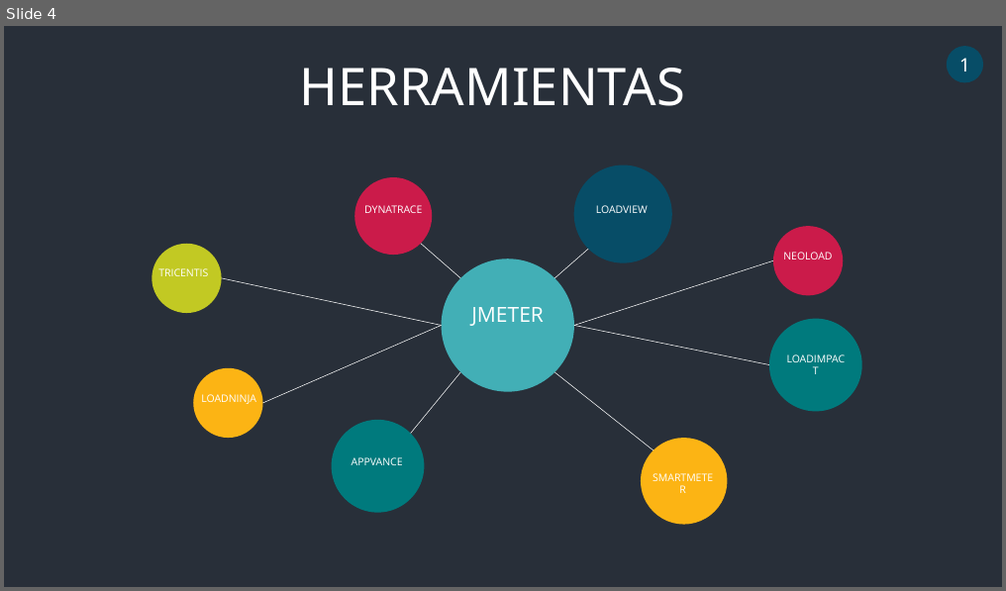
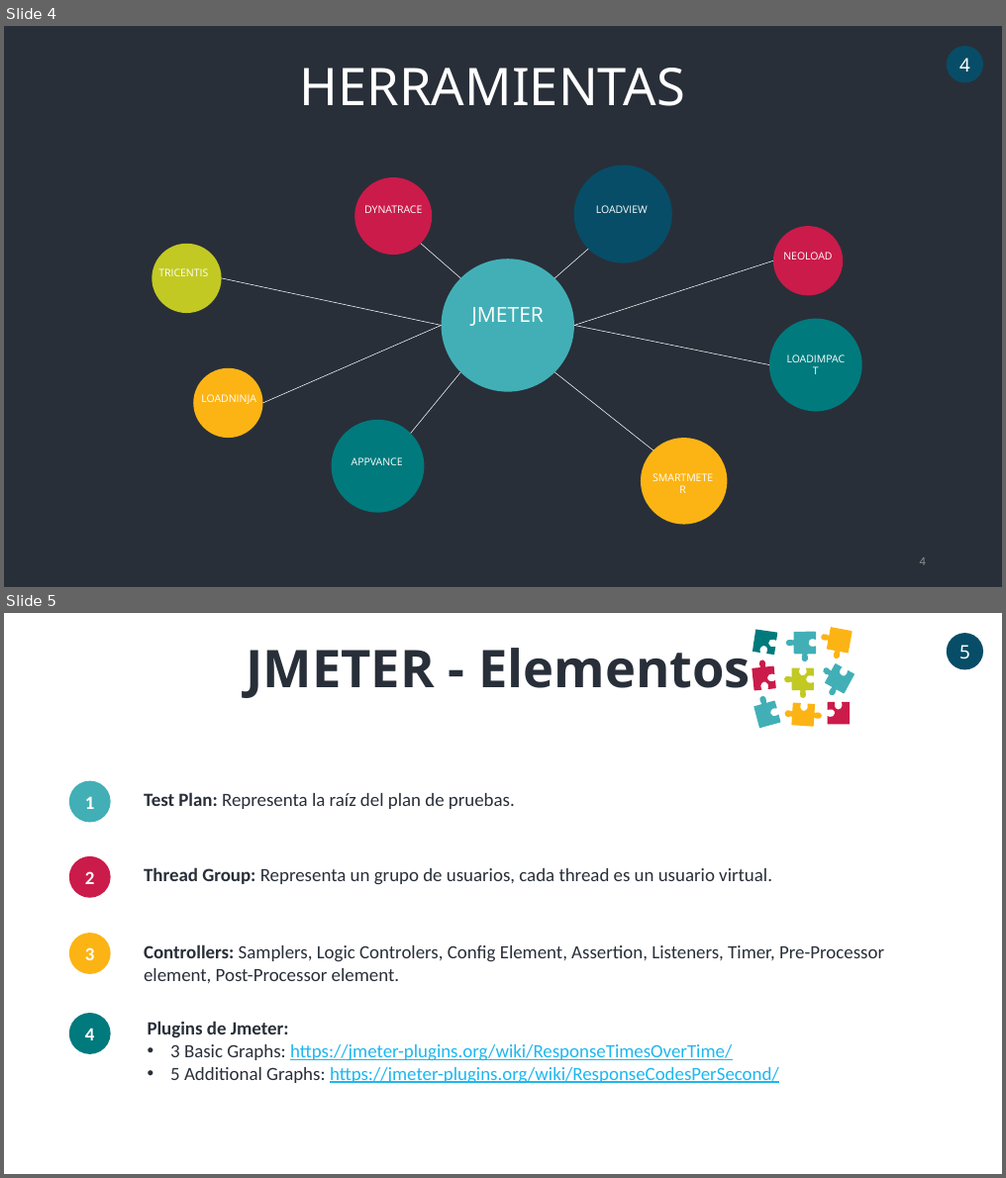
Before and after one commit to dmcisneros/formacion_lug_pruebas_carga, a slide deck: ppt/slides.pptx. Shown one above the other, each under a label of ours: slide 4 before the commit, slides 4 and 5 after it. The pictures are 1006x591 and 1006x1178 pixels, drawn with LibreOffice and Linux fonts; fonts in the diff are those of the drawing. Boxes give left, top, right and bottom in pixels: in the first picture for what was removed or moved away, otherwise in the second. Text is boxed around its words. In the diff, an @@ line names an element or a change of style, - is before the commit and + after.

```diff
--- a/ppt/slides.pptx
+++ b/ppt/slides.pptx
@@ slide 5 added at box(4, 613, 1002, 1174), background #FFFFFF @@
@@ ellipse added at box(946, 633, 983, 669), fill #074D67, 18 pt, text #FFFFFF @@
+5
@@ text added at box(246, 648, 750, 698), 50 pt, text #282F39, bold @@
+JMETER - Elementos
@@ group added at box(751, 627, 854, 728): 9 freeform shapes @@
@@ ellipse added at box(69, 780, 110, 822), fill #42AFB6, 18 pt, text #FFFFFF, bold @@
+1
@@ text added at box(144, 792, 515, 809), 18 pt, text #282F39 @@
+Test Plan: Representa la raíz del plan de pruebas.
@@ ellipse added at box(69, 857, 110, 897), fill #CB1B4A, 18 pt, text #FFFFFF, bold @@
+2
@@ text added at box(144, 867, 772, 885), 18 pt, text #282F39 @@
+Thread Group: Representa un grupo de usuarios, cada thread es un usuario virtual.
@@ ellipse added at box(69, 933, 110, 973), fill #FCB414, 18 pt, text #FFFFFF, bold @@
+3
@@ text added at box(144, 945, 884, 983), 18 pt, text #282F39 @@
+Controllers: Samplers, Logic Controlers, Config Element, Assertion, Listeners, Timer, Pre-Processor element, Post-Processor element.
@@ ellipse added at box(69, 1013, 110, 1054), fill #007A7D, 18 pt, text #FFFFFF, bold @@
+4
@@ text added at box(148, 1021, 779, 1084), 18 pt, text #1EB7EF, underline @@
+Plugins de Jmeter:
+• 3 Basic Graphs: https://jmeter-plugins.org/wiki/ResponseTimesOverTime/
+• 5 Additional Graphs: https://jmeter-plugins.org/wiki/ResponseCodesPerSecond/
@@ slide 4 changed as well @@
@@ text in ellipse at box(959, 58, 970, 72): text changed @@
-1
+4
@@ page number added at box(920, 558, 926, 566), 12 pt, text #8E8F91 @@
+4
```
Also in this commit, not shown: 5 other slides changed, 29 other slides added.
